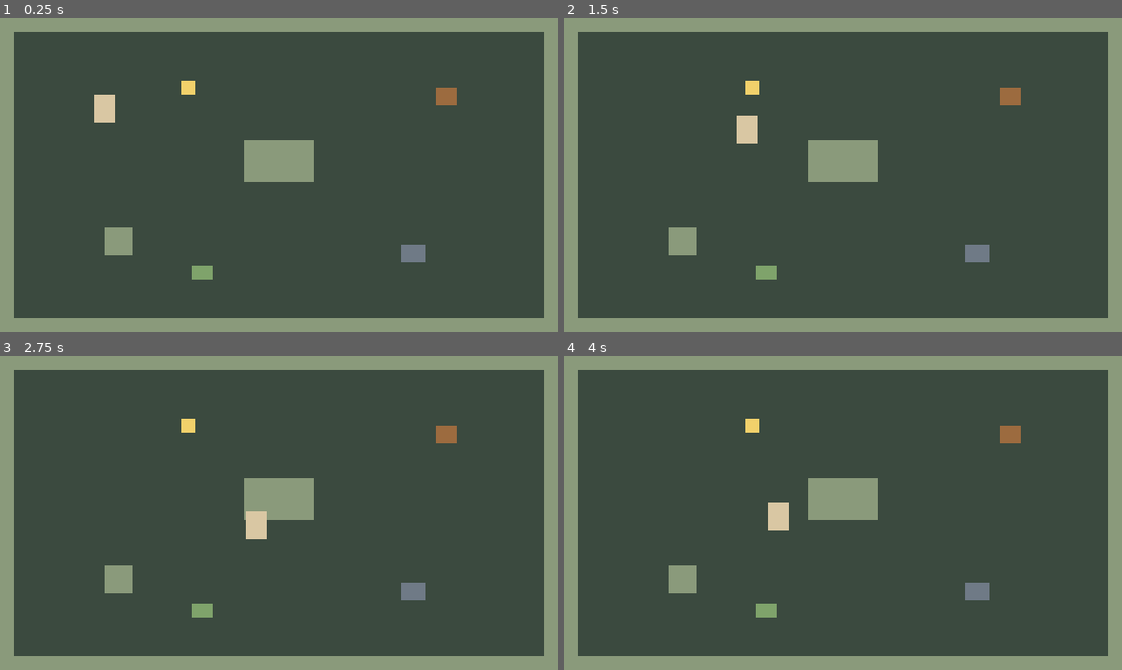
Above: before the commit, frames 1-4 (two rows, left to right).
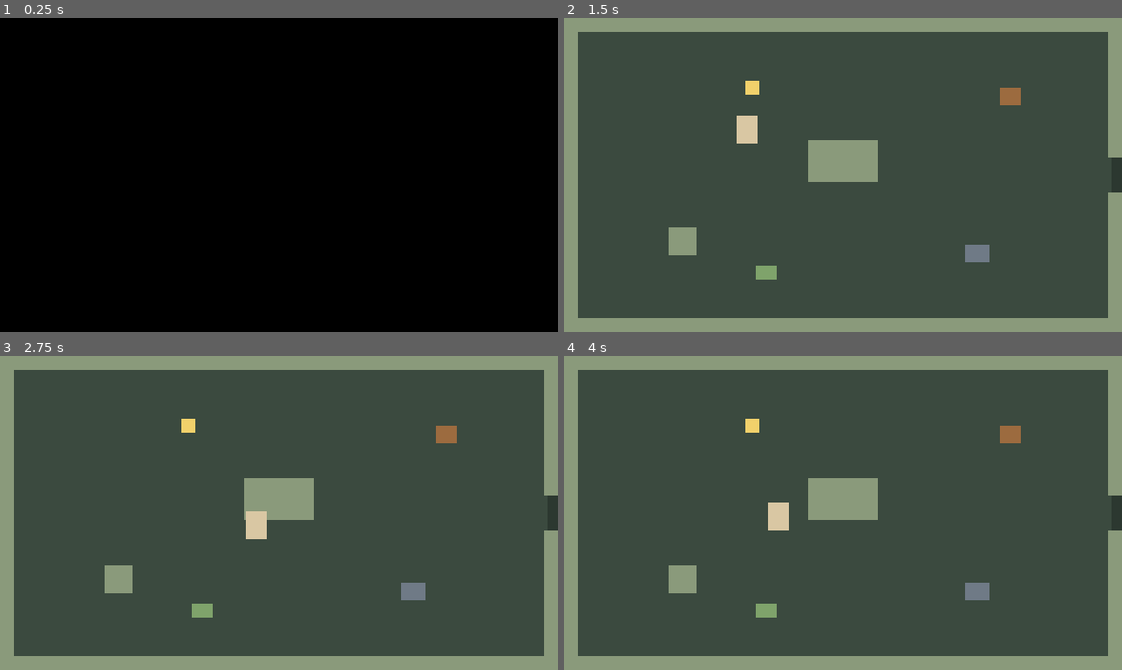
Above: after the commit, the same moments.

Repository: NightKiiro/voyageur-247
Game: Godot game, scene res://scenes/demarrage.tscn
Two runs of this game, one before a commit and one after it. Both use one fixed random seed, a clock stepped at 60 frames per second and the inputs below. Before the commit the project starts from res://scenes/monde/salle_test.tscn.
Inputs:
- Up to frame 1 (0.25 s): no input
- Up to frame 2 (1.5 s): tap Enter (interagir) at 0.5, 1.35 s; hold Right (deplacer_droite) 0.53-1.28 s; hold Enter (interagir) 0.53-1.28 s; hold Down (deplacer_bas) from 1.28 s (still down)
- Up to frame 3 (2.75 s): release Down (deplacer_bas) at 2.03 s; hold Right (deplacer_droite) from 2.03 s (still down); hold Enter (interagir) from 2.03 s (still down)
- Up to frame 4 (4 s): release Right (deplacer_droite) at 2.78 s; release Enter (interagir) at 2.78 s; hold Up (deplacer_haut) 2.78-3.53 s; tap Enter (interagir) at 2.85 s; tap Space at 3.5 s; hold Left (deplacer_gauche) from 3.53 s (still down); hold Enter (interagir) from 3.53 s (still down)

The runs differ from the first frame. In frame 1, 100% of the frame differs, in the area x 0-100%, y 0-100%; in frame 2, 0.3%; in frame 3, 0.3%; in frame 4, 0.3%.

Commit message:
feat: add map transitions with fade, Carte base class and startup scene

Diff:
--- /dev/null
+++ b/data/dialogues/jardin_test.json
@@ -0,0 +1,11 @@
+{
+	"panneau_jardin": {
+		"variantes": [
+			{
+				"lignes": [
+					{ "perso": "narrateur", "texte": "« Jardin d'essai. Revenez quand il y aura des fleurs. »" }
+				]
+			}
+		]
+	}
+}
--- a/project.godot
+++ b/project.godot
@@ -11,7 +11,7 @@
 [application]
 
 config/name="Voyageur n°247"
-run/main_scene="uid://cd7jghjcc07op"
+run/main_scene="res://scenes/demarrage.tscn"
 config/use_custom_user_dir=true
 config/custom_user_dir_name="voyageur-247"
 config/features=PackedStringArray("4.7", "GL Compatibility")
@@ -25,6 +25,7 @@
 Dialogues="*uid://m4g78j3d2r8y"
 BoiteDialogue="*uid://sshvusoagwl3"
 DebugCarnet="*uid://bxhufb80nh244"
+Monde="*uid://cp46x4oq30iqb"
 
 [display]
 
--- /dev/null
+++ b/scenes/demarrage.tscn
@@ -0,0 +1,6 @@
+[gd_scene format=3]
+
+[ext_resource type="Script" path="res://scripts/monde/demarrage.gd" id="1_script"]
+
+[node name="Demarrage" type="Node"]
+script = ExtResource("1_script")
--- /dev/null
+++ b/scenes/monde/jardin_test.tscn
@@ -0,0 +1,6 @@
+[gd_scene format=3]
+
+[ext_resource type="Script" path="res://scripts/monde/jardin_test.gd" id="1_script"]
+
+[node name="JardinTest" type="Node2D"]
+script = ExtResource("1_script")
--- /dev/null
+++ b/scripts/autoload/monde.gd
@@ -0,0 +1,80 @@
+extends CanvasLayer
+## Changements de carte avec fondu au noir. Autoload : Monde.
+## Ouvre aussi la carte sauvegardée après chaque chargement.
+
+const DUREE_FONDU := 0.25
+const CARTE_DEPART := "salle_test"
+## Toutes les cartes du jeu, par identifiant (celui stocké dans les sauvegardes).
+const CARTES := {
+	"salle_test": "res://scenes/monde/salle_test.tscn",
+	"jardin_test": "res://scenes/monde/jardin_test.tscn",
+}
+
+var _rideau: ColorRect
+var _en_transition := false
+
+
+func _ready() -> void:
+	layer = 50
+	_rideau = ColorRect.new()
+	_rideau.set_anchors_and_offsets_preset(Control.PRESET_FULL_RECT)
+	_rideau.color = Color(0, 0, 0, 0)
+	_rideau.mouse_filter = Control.MOUSE_FILTER_IGNORE
+	add_child(_rideau)
+	SaveManager.partie_chargee.connect(_on_partie_chargee)
+
+
+func est_en_transition() -> bool:
+	return _en_transition
+
+
+## Le joueur emprunte une sortie : compte comme une progression.
+func aller_a(carte_id: String, arrivee: String) -> void:
+	if _en_transition:
+		return
+	GameState.avancer_progression()
+	_changer_carte(carte_id, arrivee)
+
+
+## Entre dans une carte sans progression (début de partie).
+func entrer(carte_id: String, arrivee: String) -> void:
+	if _en_transition:
+		return
+	_changer_carte(carte_id, arrivee)
+
+
+## Après un chargement : la carte et la position viennent de la sauvegarde.
+func _on_partie_chargee(_emplacement: int) -> void:
+	_changer_carte(GameState.scene, "")
+
+
+## arrivee vide = utiliser la position enregistrée dans GameState.
+func _changer_carte(carte_id: String, arrivee: String) -> void:
+	if not CARTES.has(carte_id):
+		push_warning("Monde : carte inconnue '%s', retour au départ" % carte_id)
+		carte_id = CARTE_DEPART
+		arrivee = "depart"
+	if arrivee == "" and GameState.position_joueur == Vector2.ZERO:
+		arrivee = "depart"
+
+	_en_transition = true
+	await _fondu(1.0)
+	GameState.scene = carte_id
+	get_tree().change_scene_to_file(CARTES[carte_id])
+	await get_tree().scene_changed
+
+	var carte := get_tree().current_scene as Carte
+	if carte != null:
+		var position_arrivee: Vector2 = GameState.position_joueur
+		if arrivee != "":
+			position_arrivee = carte.get_arrivee(arrivee)
+		carte.placer_voyageur(position_arrivee)
+
+	await _fondu(0.0)
+	_en_transition = false
+
+
+func _fondu(opacite: float) -> void:
+	var tween := create_tween()
+	tween.tween_property(_rideau, "color:a", opacite, DUREE_FONDU)
+	await tween.finished
--- /dev/null
+++ b/scripts/monde/carte.gd
@@ -0,0 +1,102 @@
+class_name Carte
+extends Node2D
+## Base de toutes les cartes du monde : sol, murs, objets, sorties, points d'arrivée et Voyageur.
+## Chaque carte hérite de cette classe et décrit son contenu dans _construire().
+
+const TAILLE := Vector2(320, 180)
+const EPAISSEUR_MUR := 8.0
+const COULEUR_SOL := Color("#3b4a3f")
+const COULEUR_MUR := Color("#8a9a7b")
+const COULEUR_SORTIE := Color("#2c3830")
+const COULEUR_PANNEAU := Color("#9c6b3f")
+const COULEUR_HALTE := Color("#7fa36b")
+## Marge autour d'un objet dans laquelle on peut interagir avec lui.
+const MARGE_INTERACTION := 4.0
+
+const SCENE_VOYAGEUR := preload("res://scenes/personnages/voyageur.tscn")
+
+## Points d'arrivée de la carte, par nom (par exemple "depart", "depuis_jardin").
+var arrivees: Dictionary = {}
+var voyageur: Voyageur
+
+
+func _ready() -> void:
+	_construire()
+	voyageur = SCENE_VOYAGEUR.instantiate() as Voyageur
+	voyageur.position = get_arrivee("depart")
+	add_child(voyageur)
+
+
+## À redéfinir dans chaque carte : crée le décor et remplit `arrivees`.
+func _construire() -> void:
+	pass
+
+
+func get_arrivee(nom: String) -> Vector2:
+	if not arrivees.has(nom):
+		push_warning("Carte : point d'arrivée inconnu '%s'" % nom)
+		return TAILLE / 2
+	return arrivees[nom]
+
+
+func placer_voyageur(position_arrivee: Vector2) -> void:
+	voyageur.position = position_arrivee
+	GameState.position_joueur = position_arrivee
+
+
+# --- Outils de construction -------------------------------------------------
+
+func _creer_sol(couleur: Color = COULEUR_SOL) -> void:
+	_creer_rectangle(Rect2(Vector2.ZERO, TAILLE), couleur)
+
+
+func _creer_rectangle(zone: Rect2, couleur: Color) -> void:
+	var rectangle := ColorRect.new()
+	rectangle.position = zone.position
+	rectangle.size = zone.size
+	rectangle.color = couleur
+	rectangle.mouse_filter = Control.MOUSE_FILTER_IGNORE
+	add_child(rectangle)
+
+
+## Un mur = un rectangle visible + un corps statique qui bloque le joueur.
+func _creer_mur(zone: Rect2, couleur: Color = COULEUR_MUR) -> void:
+	var corps := StaticBody2D.new()
+	corps.position = zone.get_center()
+	corps.add_child(_creer_collision(zone.size))
+	add_child(corps)
+	_creer_rectangle(zone, couleur)
+
+
+## Un objet = un mur avec lequel on peut aussi interagir (il lance un dialogue).
+func _creer_objet(zone: Rect2, couleur: Color, dialogue_id: String) -> void:
+	_creer_mur(zone, couleur)
+	var interactable := Interactable.new()
+	interactable.dialogue_id = dialogue_id
+	interactable.position = zone.get_center()
+	interactable.add_child(_creer_collision(zone.size + Vector2.ONE * MARGE_INTERACTION * 2))
+	add_child(interactable)
+
+
+## Une sortie = une zone qui envoie le Voyageur vers un point d'arrivée d'une autre carte.
+func _creer_sortie(zone: Rect2, carte_cible: String, arrivee: String) -> void:
+	_creer_rectangle(zone, COULEUR_SORTIE)
+	var sortie := Area2D.new()
+	sortie.monitorable = false
+	sortie.position = zone.get_center()
+	sortie.add_child(_creer_collision(zone.size))
+	sortie.body_entered.connect(_on_sortie_atteinte.bind(carte_cible, arrivee))
+	add_child(sortie)
+
+
+func _creer_collision(taille: Vector2) -> CollisionShape2D:
+	var forme := RectangleShape2D.new()
+	forme.size = taille
+	var collision := CollisionShape2D.new()
+	collision.shape = forme
+	return collision
+
+
+func _on_sortie_atteinte(corps: Node2D, carte_cible: String, arrivee: String) -> void:
+	if corps is Voyageur:
+		Monde.aller_a(carte_cible, arrivee)
--- /dev/null
+++ b/scripts/monde/demarrage.gd
@@ -0,0 +1,18 @@
+extends Node
+## Scène de démarrage : continue la partie sauvegardée, ou en commence une nouvelle.
+## Sera remplacée par l'écran titre.
+
+## Emplacement continué au lancement, en attendant le menu des 3 emplacements.
+const EMPLACEMENT_PROTOTYPE := 1
+
+
+func _ready() -> void:
+	_demarrer.call_deferred()
+
+
+func _demarrer() -> void:
+	# Si le chargement réussit, Monde ouvre la carte sauvegardée tout seul.
+	if SaveManager.emplacement_existe(EMPLACEMENT_PROTOTYPE) and SaveManager.charger(EMPLACEMENT_PROTOTYPE):
+		return
+	SaveManager.nouvelle_partie()
+	Monde.entrer(Monde.CARTE_DEPART, "depart")
--- /dev/null
+++ b/scripts/monde/jardin_test.gd
@@ -0,0 +1,29 @@
+extends Carte
+## Deuxième carte de test, reliée à la salle de test, pour essayer les transitions.
+
+const COULEUR_SOL_JARDIN := Color("#4b5e3c")
+const COULEUR_HAIE := Color("#5f7d4a")
+
+
+func _construire() -> void:
+	arrivees = {
+		"depart": Vector2(40, 90),
+		"depuis_salle": Vector2(24, 90),
+	}
+	_creer_sol(COULEUR_SOL_JARDIN)
+
+	# Haies extérieures, avec un passage à gauche vers la salle
+	_creer_mur(Rect2(0, 0, TAILLE.x, EPAISSEUR_MUR), COULEUR_HAIE)
+	_creer_mur(Rect2(0, TAILLE.y - EPAISSEUR_MUR, TAILLE.x, EPAISSEUR_MUR), COULEUR_HAIE)
+	_creer_mur(Rect2(TAILLE.x - EPAISSEUR_MUR, 0, EPAISSEUR_MUR, TAILLE.y), COULEUR_HAIE)
+	_creer_mur(Rect2(0, 0, EPAISSEUR_MUR, 80), COULEUR_HAIE)
+	_creer_mur(Rect2(0, 100, EPAISSEUR_MUR, 80), COULEUR_HAIE)
+	_creer_sortie(Rect2(0, 80, 6, 20), "salle_test", "depuis_jardin")
+
+	# Haies intérieures
+	_creer_mur(Rect2(100, 40, 60, 10), COULEUR_HAIE)
+	_creer_mur(Rect2(200, 110, 10, 50), COULEUR_HAIE)
+
+	# Objets
+	_creer_objet(Rect2(150, 120, 12, 10), COULEUR_PANNEAU, "panneau_jardin")
+	_creer_objet(Rect2(60, 140, 12, 8), COULEUR_HALTE, "halte")
--- a/scripts/monde/salle_test.gd
+++ b/scripts/monde/salle_test.gd
@@ -1,108 +1,31 @@
-extends Node2D
+extends Carte
 ## Salle de test du prototype d'exploration (phase 2). Sera remplacée par de vraies cartes.
 
-const NOM_SCENE := "salle_test"
-const TAILLE := Vector2(320, 180)
-const EPAISSEUR_MUR := 8.0
-const COULEUR_SOL := Color("#3b4a3f")
-const COULEUR_MUR := Color("#8a9a7b")
-const COULEUR_PANNEAU := Color("#9c6b3f")
 const COULEUR_PIERRE := Color("#6f7a86")
 const COULEUR_LUMI := Color("#f2d16b")
-const COULEUR_HALTE := Color("#7fa36b")
-const POSITION_DEPART := Vector2(60, 60)
-## Marge autour d'un objet dans laquelle on peut interagir avec lui.
-const MARGE_INTERACTION := 4.0
-## Emplacement continué au lancement, en attendant l'écran titre.
-const EMPLACEMENT_PROTOTYPE := 1
-
-const SCENE_VOYAGEUR := preload("res://scenes/personnages/voyageur.tscn")
-
-var _voyageur: Voyageur
 
 
-func _ready() -> void:
-	_creer_rectangle(Rect2(Vector2.ZERO, TAILLE), COULEUR_SOL)
+func _construire() -> void:
+	arrivees = {
+		"depart": Vector2(60, 60),
+		"depuis_jardin": Vector2(296, 90),
+	}
+	_creer_sol()
 
-	# Murs extérieurs
+	# Murs extérieurs, avec un passage à droite vers le jardin
 	_creer_mur(Rect2(0, 0, TAILLE.x, EPAISSEUR_MUR))
 	_creer_mur(Rect2(0, TAILLE.y - EPAISSEUR_MUR, TAILLE.x, EPAISSEUR_MUR))
 	_creer_mur(Rect2(0, 0, EPAISSEUR_MUR, TAILLE.y))
-	_creer_mur(Rect2(TAILLE.x - EPAISSEUR_MUR, 0, EPAISSEUR_MUR, TAILLE.y))
+	_creer_mur(Rect2(TAILLE.x - EPAISSEUR_MUR, 0, EPAISSEUR_MUR, 80))
+	_creer_mur(Rect2(TAILLE.x - EPAISSEUR_MUR, 100, EPAISSEUR_MUR, 80))
+	_creer_sortie(Rect2(TAILLE.x - 6, 80, 6, 20), "jardin_test", "depuis_salle")
 
 	# Obstacles pour tester les collisions
 	_creer_mur(Rect2(140, 70, 40, 24))
 	_creer_mur(Rect2(60, 120, 16, 16))
 
-	# Objets et personnages pour tester les interactions et les dialogues
+	# Objets et personnages
 	_creer_objet(Rect2(250, 40, 12, 10), COULEUR_PANNEAU, "panneau_brindille")
 	_creer_objet(Rect2(230, 130, 14, 10), COULEUR_PIERRE, "pierre_mousse")
 	_creer_objet(Rect2(104, 36, 8, 8), COULEUR_LUMI, "lumi_salut")
 	_creer_objet(Rect2(110, 142, 12, 8), COULEUR_HALTE, "halte")
-
-	_voyageur = SCENE_VOYAGEUR.instantiate() as Voyageur
-	_voyageur.position = POSITION_DEPART
-	add_child(_voyageur)
-
-	SaveManager.partie_chargee.connect(_on_partie_chargee)
-	_demarrer_partie()
-
-
-## Continue la partie sauvegardée s'il y en a une, sinon en commence une nouvelle.
-func _demarrer_partie() -> void:
-	if SaveManager.emplacement_existe(EMPLACEMENT_PROTOTYPE):
-		SaveManager.charger(EMPLACEMENT_PROTOTYPE)
-	else:
-		SaveManager.nouvelle_partie()
-		GameState.scene = NOM_SCENE
-		GameState.position_joueur = POSITION_DEPART
-
-
-## Après un chargement, le Voyageur réapparaît là où la partie a été sauvegardée.
-func _on_partie_chargee(_emplacement: int) -> void:
-	var position_sauvegardee := GameState.position_joueur
-	if position_sauvegardee == Vector2.ZERO:
-		position_sauvegardee = POSITION_DEPART
-	_voyageur.position = position_sauvegardee
-
-
-func _creer_rectangle(zone: Rect2, couleur: Color) -> void:
-	var rectangle := ColorRect.new()
-	rectangle.position = zone.position
-	rectangle.size = zone.size
-	rectangle.color = couleur
-	rectangle.mouse_filter = Control.MOUSE_FILTER_IGNORE
-	add_child(rectangle)
-
-
-## Un mur = un rectangle visible + un corps statique qui bloque le joueur.
-func _creer_mur(zone: Rect2, couleur: Color = COULEUR_MUR) -> void:
-	var forme := RectangleShape2D.new()
-	forme.size = zone.size
-
-	var collision := CollisionShape2D.new()
-	collision.shape = forme
-
-	var corps := StaticBody2D.new()
-	corps.position = zone.get_center()
-	corps.add_child(collision)
-	add_child(corps)
-
-	_creer_rectangle(zone, couleur)
-
-
-## Un objet = un mur avec lequel on peut aussi interagir (il lance un dialogue).
-func _creer_objet(zone: Rect2, couleur: Color, dialogue_id: String) -> void:
-	_creer_mur(zone, couleur)
-
-	var forme := RectangleShape2D.new()
-	forme.size = zone.size + Vector2.ONE * MARGE_INTERACTION * 2
-
-	var collision := CollisionShape2D.new()
-	collision.shape = forme
-
-	var interactable := Interactable.new()
-	interactable.dialogue_id = dialogue_id
-	interactable.position = zone.get_center()
-	interactable.add_child(collision)
-	add_child(interactable)
--- a/scripts/monde/voyageur.gd
+++ b/scripts/monde/voyageur.gd
@@ -27,7 +27,7 @@
 
 
 func _physics_process(_delta: float) -> void:
-	if not peut_bouger:
+	if not peut_bouger or Monde.est_en_transition():
 		velocity = Vector2.ZERO
 		return
 
Not shown, added: scripts/autoload/monde.gd.uid
Not shown, added: scripts/monde/carte.gd.uid
Not shown, added: scripts/monde/demarrage.gd.uid
Not shown, added: scripts/monde/jardin_test.gd.uid
Not shown, changed: docs/GDD.md
Not shown, changed: docs/ROADMAP.md
